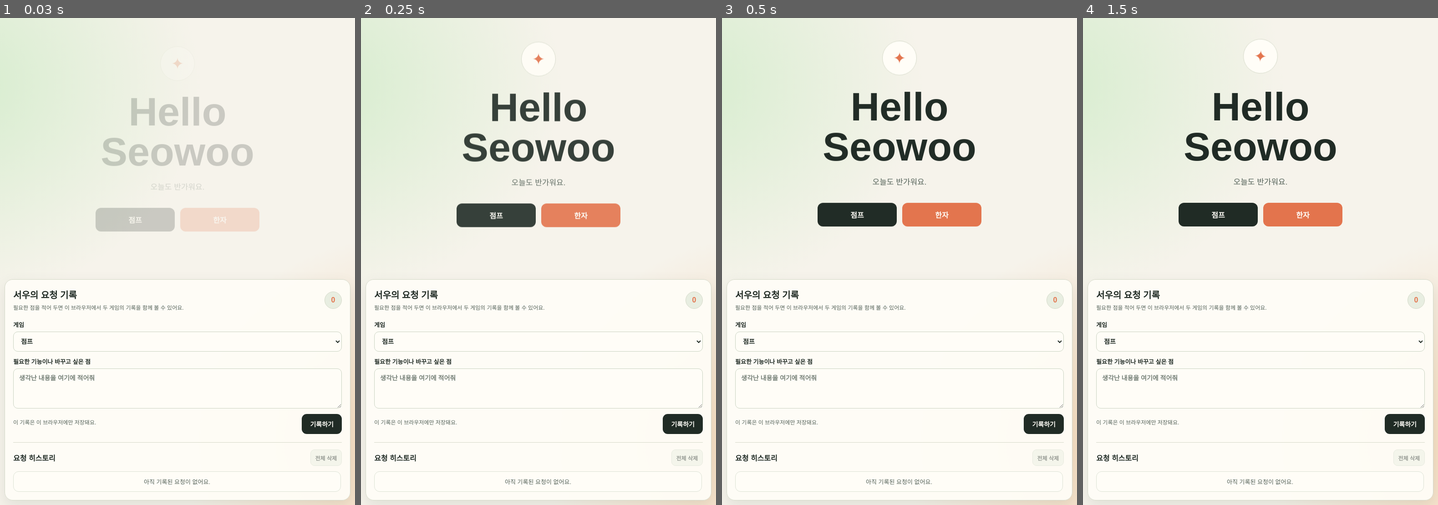
Above: before the commit, frames 1-4 (left to right).
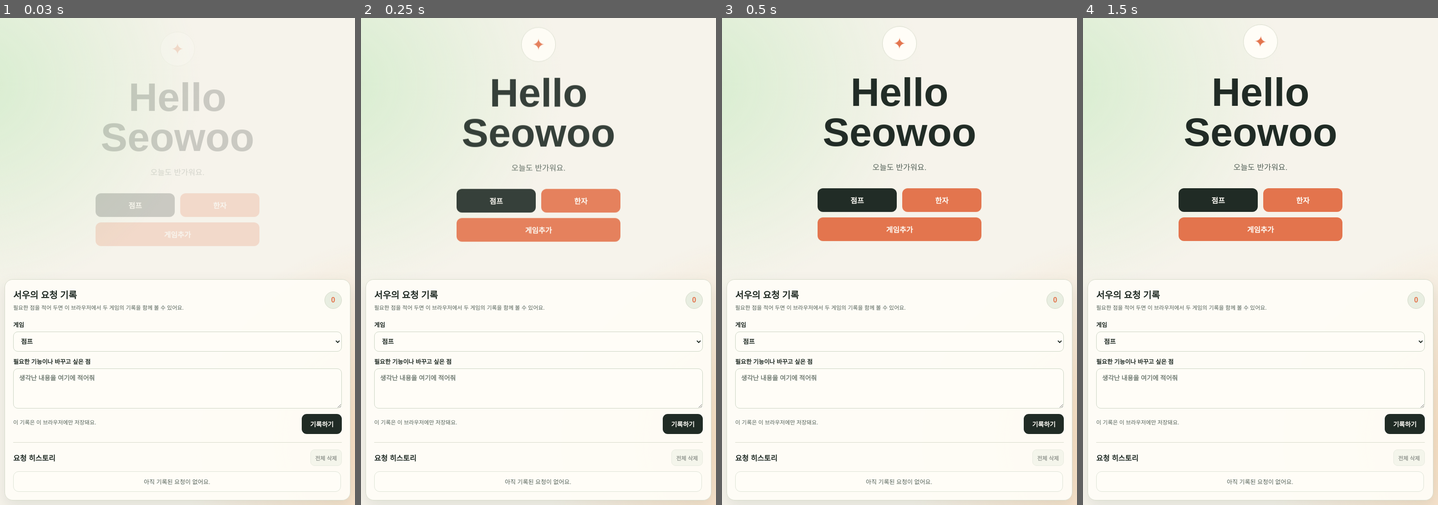
Above: after the commit, the same moments.

Repository: lionfrnd-pyd/seowoogames
Game: browser game, page index.html
Same seed, same stepped clock (60 frames per second), same inputs: the game is played once before the commit and once after it.
Inputs (mouse positions are in pixels of both pictures, inside the frame that each line leads up to):
- Up to frame 1 (0.03 s): no input
- Up to frame 2 (0.25 s): no input
- Up to frame 3 (0.5 s): no input
- Up to frame 4 (1.5 s): click (1260, 480) at 1.27 s

The runs differ from the first frame. In frame 1, 6.2% of the frame differs, in the area x 26-74%, y 5-47%; in frame 2, 6.9%, in the area x 26-74%, y 4-46%; in frame 3, 6.7%; in frame 4, 6.7%.

Commit message:
Add game request alert button

Diff:
--- a/feedback.js
+++ b/feedback.js
@@ -10,6 +10,11 @@
   const count = panel.querySelector('#feedbackCount');
   const status = panel.querySelector('#feedbackStatus');
   const clearButton = panel.querySelector('#feedbackClear');
+  const addGameButton = document.querySelector('#addGame');
+
+  addGameButton?.addEventListener('click', () => {
+    window.alert('아래에 서우가 추가하고싶은 게임을 설명해서 입력해주세요');
+  });
 
   function readEntries() {
     try {
--- a/index.html
+++ b/index.html
@@ -73,10 +73,12 @@
       margin: 32px auto 0;
     }
 
-    .games a {
+    .games a,
+    .games button {
       display: grid;
       place-items: center;
       min-height: 52px;
+      padding: 0 12px;
       border: 0;
       border-radius: 12px;
       background: #202b25;
@@ -87,11 +89,17 @@
       text-decoration: none;
     }
 
-    .games a:nth-child(2) {
+    .games button { appearance: none; }
+
+    .games a:nth-child(2),
+    .games .add-game {
       background: #e3744d;
     }
 
-    .games a:focus-visible {
+    .games .add-game { grid-column: 1 / -1; }
+
+    .games a:focus-visible,
+    .games button:focus-visible {
       outline: 3px solid #536158;
       outline-offset: 3px;
     }
@@ -121,6 +129,7 @@
     <div class="games" aria-label="게임 선택">
       <a href="Jump_BlockWorld_6_0_10_Worlds.html">점프</a>
       <a href="hanja_touch_adventure_mobile.html">한자</a>
+      <button class="add-game" id="addGame" type="button">게임추가</button>
     </div>
   </main>
   <section class="feedback-panel" data-feedback-panel aria-labelledby="feedbackTitle">
